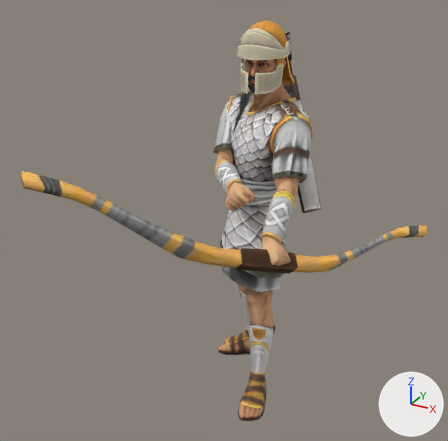
The glTF model public/assets/unit-models/91-arcushero.glb as it was, and as the next commit left it.
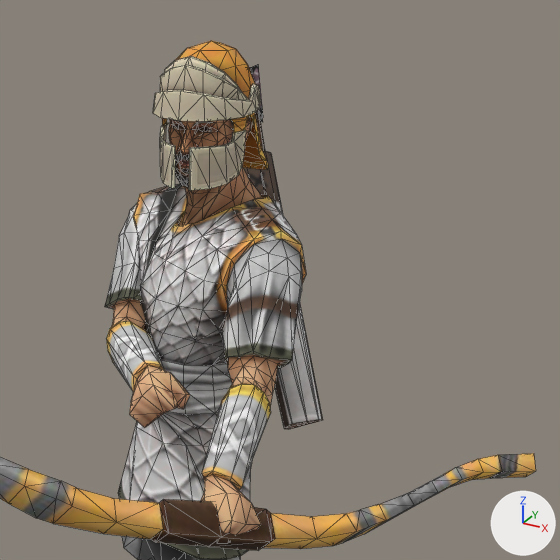
Each version appears first whole from a 50 mm camera at (1.378, -2.907, 2.422) aimed at (0.006, -0.413, 1.175), and next in a close-up on the part from 36% to 98% of the width and 0% to 63% of the height. Lighting does not change. The marker at lower right points along +X, +Y and +Z. The first two pictures are the older version. The close-ups show mesh edges as thin lines. Vertices at exactly the same position are counted once.

Before the edit, the objects in view are built like this:
```python
me_mesh_0 = bpy.data.meshes.new('Mesh_0')
me_mesh_0.from_pydata(...)  # 1429 vertices, 2628 faces; spans x -0.48..0.86, y -1.27..0.5, z -0.03..2.1
# faces by material slot: [2126, 306, 196]
me_mesh_0.materials.append(mat_material_0)  # picture img_image_0
me_mesh_0.materials.append(mat_material_1)  # picture img_image_1
me_mesh_0.materials.append(mat_material_2)  # picture img_image_2
ob_mesh_0 = bpy.data.objects.new('Mesh_0', me_mesh_0)
ob_mesh_0.location = (0.0, 0.0, 0.0)
```
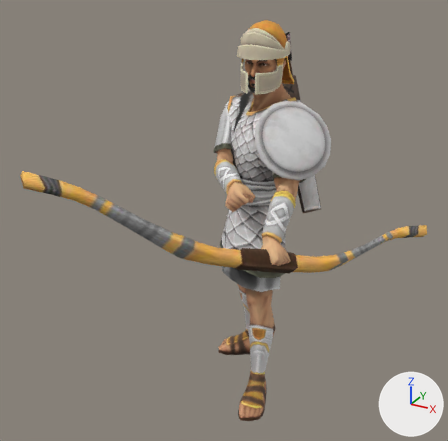
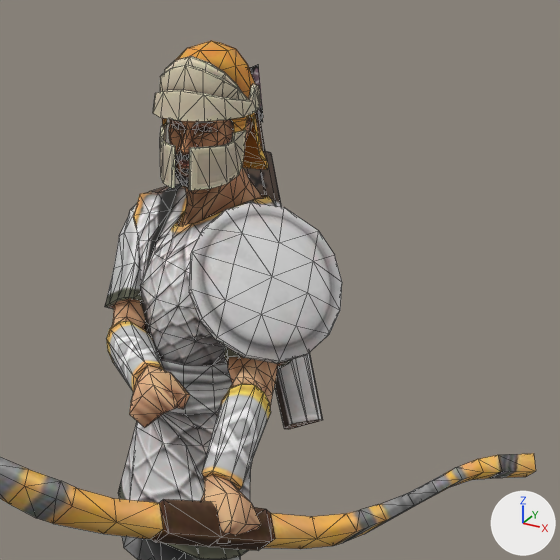
What changed in the scene script:
```text
Add img_image_3:
    img_image_3 = load_image('Image_3', '_unpacked/Image_3', 256, 256, 'sRGB')
Add mat_material_3:
    mat_material_3 = principled_material('Material_3')
    mat_material_3.texture = img_image_3
    mat_material_3.metallic = 0.05
    mat_material_3.roughness = 0.85
Change me_mesh_0:
    used by ob_mesh_0; location = (0.0, 0.0, 0.0)
    remove me_mesh_0.from_pydata(...)  # 1429 vertices, 2628 faces; spans x -0.48..0.86, y -1.27..0.5, z -0.03..2.1
    add me_mesh_0.from_pydata(...)  # 1470 vertices, 2706 faces; spans x -0.48..0.86, y -1.27..0.5, z -0.03..2.1
    me_mesh_0 part 1: a new loose piece of 41 vertices spanning x 0.11..0.43, y -0.36..-0.03, z 1.4..1.74, in mat_material_3 (picture img_image_3)
    add me_mesh_0.materials.append(mat_material_3)  # picture img_image_3
```

Pixel boxes [x1, y1, x2, y2] of what changed, in the close-ups (560 x 560 px):
part 1 of me_mesh_0, added: after [189, 203, 342, 364]
